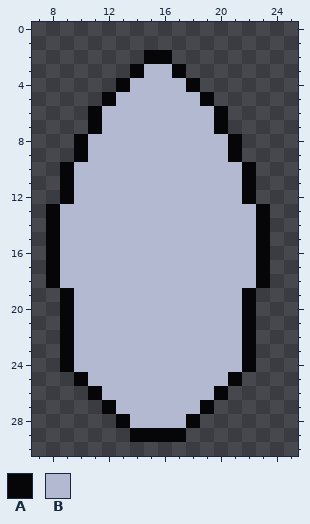
Pixel-art file: Assets/Sprites/Ships/Proto/Hulls/Swift Hull.aseprite. Above, as it was before the edit.
32x32 pixels, 1 frame. Shown: x 7..25, y 0..30.
Palette (. is transparent): A #060608  B #b3b9d1
Pixels before, first column x 8:
 2 .......AA.......
 3 ......ABBA......
 4 .....ABBBBA.....
 5 ....ABBBBBBA....
 6 ...ABBBBBBBBA...
 7 ...ABBBBBBBBA...
 8 ..ABBBBBBBBBBA..
 9 ..ABBBBBBBBBBA..
10 .ABBBBBBBBBBBBA.
11 .ABBBBBBBBBBBBA.
12 .ABBBBBBBBBBBBA.
13 ABBBBBBBBBBBBBBA
14 ABBBBBBBBBBBBBBA
15 ABBBBBBBBBBBBBBA
16 ABBBBBBBBBBBBBBA
17 ABBBBBBBBBBBBBBA
18 ABBBBBBBBBBBBBBA
19 .ABBBBBBBBBBBBA.
20 .ABBBBBBBBBBBBA.
21 .ABBBBBBBBBBBBA.
22 .ABBBBBBBBBBBBA.
23 .ABBBBBBBBBBBBA.
24 .ABBBBBBBBBBBBA.
25 ..ABBBBBBBBBBA..
26 ...ABBBBBBBBA...
27 ....ABBBBBBA....
28 .....ABBBBA.....
29 ......AAAA......
And afterwards:
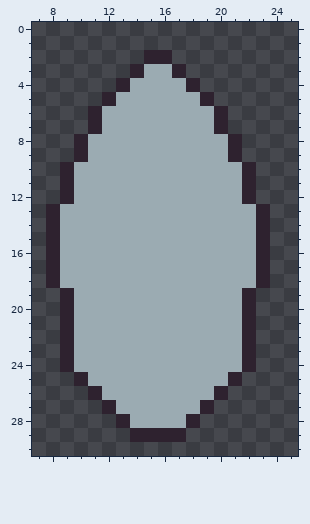
The exact change:
Colour A changes from #060608 to #2e222f.
Colour B changes from #b3b9d1 to #9babb2.
Where, in picture pixels (left, top, right, bottom), the same in both pictures:
changed: (46, 50, 270, 442)
